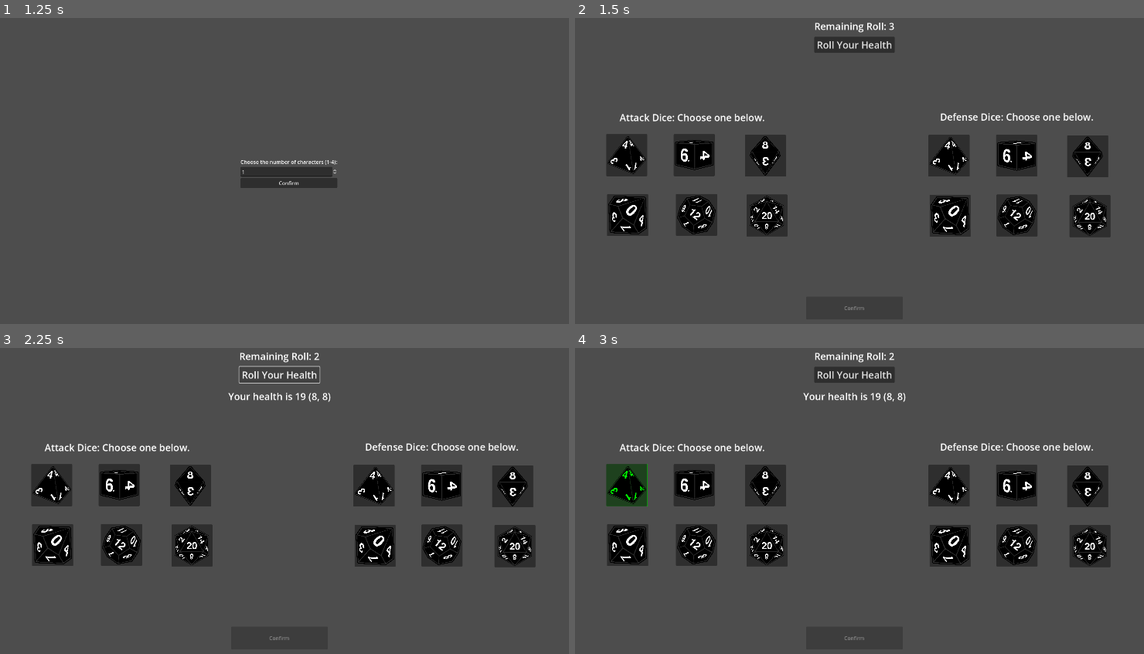
Above: before the commit, frames 1-4 (two rows, left to right).
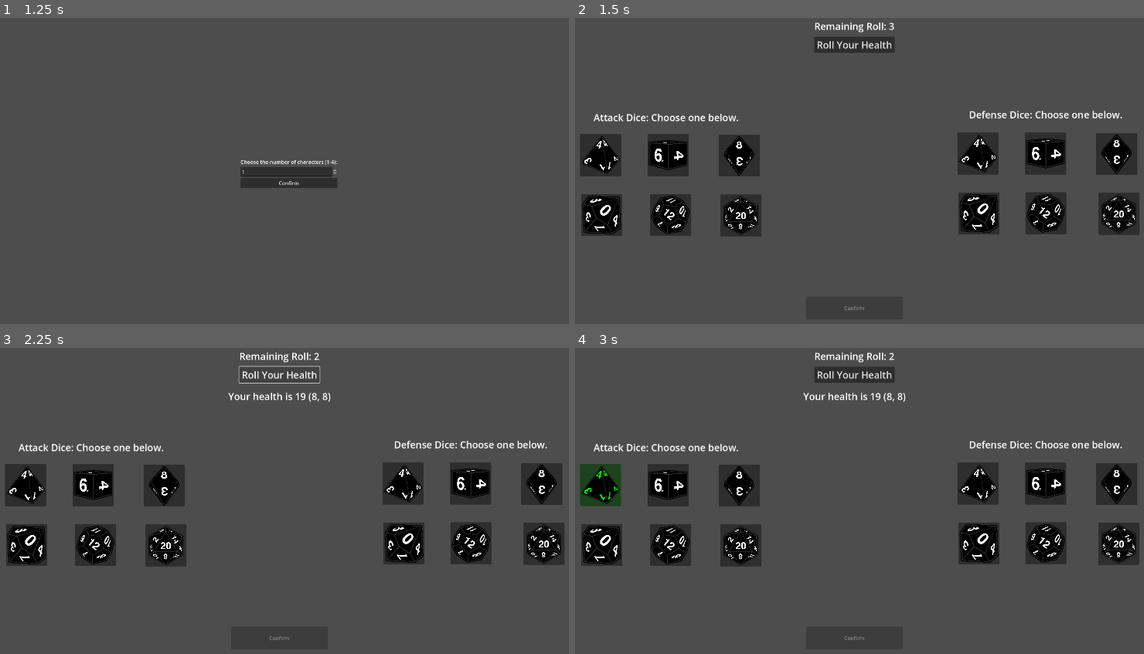
Above: after the commit, the same moments.

Repository: Trickery-mad/BoardGame
Game: Godot game, scene res://scenes/main.tscn
The game is run twice, just before and just after one commit, with the same random seed, the same clock (stepped at 60 frames per second) and the same inputs.
Inputs (mouse positions are in pixels of both pictures, inside the frame that each line leads up to; where the layout moved, square brackets give the same spot in the first picture):
- Up to frame 1 (1.25 s): click "Start Game" at 0.5 s
- Up to frame 2 (1.5 s): click "Confirm" at 1.25 s
- Up to frame 3 (2.25 s): click "Roll Your Health" at 2 s
- Up to frame 4 (3 s): click (603, 485) [626, 485] at 2.75 s

Frame 1 is identical in both runs. In frame 2, 18% of the frame differs, in the area x 0-100%, y 30-72%; in frame 3, 18%; in frame 4, 18%.

Commit message:
dice screen

Diff:
--- a/scenes/character_dice_selection.gd
+++ /dev/null
@@ -1,83 +0,0 @@
-extends Control
-
-
-@onready var health_result = $Control/HealthResult
-@onready var roll_health_button = $Control/RollHealthButton
-@onready var health_label = $Control/HealthLabel
-@onready var confirm_button = $Control/ConfirmButton
-@onready var warning_label = $Control/ConfirmButton/WarningLabel
-
-var rolled_health = []
-var buttongroup1 = ButtonGroup.new()
-var buttongroup2 = ButtonGroup.new()
-var selectedAttackValue = 0
-var selectedDefenseValue = 0
-var remainingHealthRoll = 3
-var rolledHealth = 0
-
-func _ready():
-	warning_label.visible = false
-	confirm_button.disabled = true
-	var arr = get_children()
-	for button in arr[0].get_children():
-		if button is Button :
-			if button.name.begins_with("a_"):
-				button.button_group = buttongroup1
-				button.connect("pressed", dice_pressed.bind(button))
-			if button.name.begins_with("d_"):
-				button.button_group = buttongroup2
-				button.connect("pressed", dice_pressed.bind(button))
-
-func roll_health():
-	rolled_health = [randi_range(1, 20), randi_range(1, 20), randi_range(1, 20)]
-	rolled_health.sort()
-	health_result.text = "Your health is %d (%d, %d)" % [rolled_health[2], rolled_health[1], rolled_health[0]]
-	rolledHealth = rolled_health[2]
-	remainingHealthRoll -= 1
-	health_label.text = "Remaining Roll: %d" % remainingHealthRoll
-	if remainingHealthRoll <= 0:
-		roll_health_button.disabled = true
-		health_label.text = "You do not have any remaining rolls :D "
-		return
-
-func _input(event):
-	if(rolledHealth != 0 and ((selectedAttackValue != 0 and selectedDefenseValue != 0) or selectedAttackValue + selectedDefenseValue == 20)):
-		confirm_button.disabled = false
-	else:
-		confirm_button.disabled = true
-
-func _on_roll_health_button_pressed() -> void:
-	roll_health()
-
-func dice_pressed(button : Button) -> void:
-	if button.button_group == buttongroup1:
-		for btn in buttongroup1.get_buttons():
-			btn.modulate = Color(1, 1, 1)
-		selectedAttackValue = Global.get_number_accordingto_dice(button.name)
-		for btn in buttongroup2.get_buttons():
-			if(Global.get_number_accordingto_dice(btn.name) + selectedAttackValue > 20):
-				if(selectedDefenseValue == Global.get_number_accordingto_dice(btn.name)):
-					selectedDefenseValue = 0
-					btn.modulate = Color(1,1,1)
-	elif button.button_group == buttongroup2:
-		for btn in buttongroup2.get_buttons():
-			btn.modulate = Color(1, 1, 1)
-		selectedDefenseValue = Global.get_number_accordingto_dice(button.name)
-		for btn in buttongroup1.get_buttons():
-			if(Global.get_number_accordingto_dice(btn.name) + selectedDefenseValue > 20):
-				if(selectedAttackValue == Global.get_number_accordingto_dice(btn.name)):
-					selectedAttackValue = 0
-					btn.modulate = Color(1,1,1)
-	button.modulate = Color(0, 1, 0)
-
-
-func _on_confirm_button_mouse_entered() -> void:
-	if(confirm_button.disabled):
-		warning_label.visible = true
-
-func _on_confirm_button_mouse_exited() -> void:
-	if(confirm_button.disabled):
-		warning_label.visible = false
-
-func _on_confirm_button_pressed() -> void:
-	get_tree().change_scene_to_file("res://scenes/encounter_scene.tscn")
--- a/scenes/character_dice_selection.tscn
+++ b/scenes/character_dice_selection.tscn
@@ -1,6 +1,6 @@
 [gd_scene load_steps=8 format=3 uid="uid://55brk54wbvha"]
 
-[ext_resource type="Script" path="res://scenes/character_dice_selection.gd" id="1_xrym4"]
+[ext_resource type="Script" path="res://scripts/character_dice_selection.gd" id="1_xrym4"]
 [ext_resource type="Texture2D" uid="uid://maahrpkxq23" path="res://assets/dice/d4.png" id="2_ay7di"]
 [ext_resource type="Texture2D" uid="uid://dlr1vik3ofrna" path="res://assets/dice/d6.png" id="3_7cusl"]
 [ext_resource type="Texture2D" uid="uid://c0gnic7lpuj26" path="res://assets/dice/d8.png" id="4_7hypl"]
@@ -13,13 +13,7 @@
 anchors_preset = 0
 script = ExtResource("1_xrym4")
 
-[node name="Control" type="Control" parent="."]
-layout_mode = 3
-anchors_preset = 0
-offset_right = 40.0
-offset_bottom = 40.0
-
-[node name="HealthLabel" type="Label" parent="Control"]
+[node name="HealthLabel" type="Label" parent="."]
 layout_mode = 1
 offset_left = 360.0
 offset_top = 38.0
@@ -32,7 +26,7 @@
 horizontal_alignment = 1
 vertical_alignment = 1
 
-[node name="RollHealthButton" type="Button" parent="Control"]
+[node name="RollHealthButton" type="Button" parent="."]
 layout_mode = 0
 offset_left = 835.0
 offset_top = 92.0
@@ -41,7 +35,7 @@
 theme_override_font_sizes/font_size = 30
 text = "Roll Your Health"
 
-[node name="HealthResult" type="Label" parent="Control"]
+[node name="HealthResult" type="Label" parent="."]
 layout_mode = 2
 offset_left = 510.0
 offset_top = 163.0
@@ -53,133 +47,133 @@
 horizontal_alignment = 1
 vertical_alignment = 1
 
-[node name="a_d4" type="Button" parent="Control"]
-clip_contents = true
-layout_mode = 1
-offset_left = 188.0
+[node name="a_d4" type="Button" parent="."]
+clip_contents = true
+layout_mode = 1
+offset_left = 107.0
 offset_top = 395.0
-offset_right = 316.0
+offset_right = 235.0
 offset_bottom = 526.0
 icon = ExtResource("2_ay7di")
 expand_icon = true
 
-[node name="a_d6" type="Button" parent="Control"]
-clip_contents = true
-layout_mode = 1
-offset_left = 398.0
+[node name="a_d6" type="Button" parent="."]
+clip_contents = true
+layout_mode = 1
+offset_left = 317.0
 offset_top = 395.0
-offset_right = 526.0
+offset_right = 445.0
 offset_bottom = 526.0
 icon = ExtResource("3_7cusl")
 expand_icon = true
 
-[node name="a_d8" type="Button" parent="Control"]
-clip_contents = true
-layout_mode = 1
-offset_left = 619.0
+[node name="a_d8" type="Button" parent="."]
+clip_contents = true
+layout_mode = 1
+offset_left = 538.0
 offset_top = 397.0
-offset_right = 747.0
+offset_right = 666.0
 offset_bottom = 528.0
 icon = ExtResource("4_7hypl")
 icon_alignment = 1
 expand_icon = true
 
-[node name="a_d10" type="Button" parent="Control"]
-clip_contents = true
-layout_mode = 1
-offset_left = 191.0
+[node name="a_d10" type="Button" parent="."]
+clip_contents = true
+layout_mode = 1
+offset_left = 110.0
 offset_top = 582.0
-offset_right = 319.0
+offset_right = 238.0
 offset_bottom = 713.0
 icon = ExtResource("5_af2tr")
 icon_alignment = 1
 expand_icon = true
 
-[node name="a_d12" type="Button" parent="Control"]
-clip_contents = true
-layout_mode = 1
-offset_left = 405.0
+[node name="a_d12" type="Button" parent="."]
+clip_contents = true
+layout_mode = 1
+offset_left = 324.0
 offset_top = 581.0
-offset_right = 533.0
+offset_right = 452.0
 offset_bottom = 712.0
 icon = ExtResource("6_povyk")
 icon_alignment = 1
 expand_icon = true
 
-[node name="a_d20" type="Button" parent="Control"]
-clip_contents = true
-layout_mode = 1
-offset_left = 624.0
+[node name="a_d20" type="Button" parent="."]
+clip_contents = true
+layout_mode = 1
+offset_left = 543.0
 offset_top = 583.0
-offset_right = 752.0
+offset_right = 671.0
 offset_bottom = 714.0
 icon = ExtResource("7_bq2ot")
 icon_alignment = 1
 expand_icon = true
 
-[node name="d_d4" type="Button" parent="Control"]
-clip_contents = true
-layout_mode = 1
-offset_left = 1190.0
-offset_top = 397.0
-offset_right = 1318.0
-offset_bottom = 528.0
+[node name="d_d4" type="Button" parent="."]
+clip_contents = true
+layout_mode = 1
+offset_left = 1280.0
+offset_top = 390.0
+offset_right = 1408.0
+offset_bottom = 521.0
 icon = ExtResource("2_ay7di")
 expand_icon = true
 
-[node name="d_d6" type="Button" parent="Control"]
-clip_contents = true
-layout_mode = 1
-offset_left = 1400.0
-offset_top = 397.0
-offset_right = 1528.0
-offset_bottom = 528.0
+[node name="d_d6" type="Button" parent="."]
+clip_contents = true
+layout_mode = 1
+offset_left = 1490.0
+offset_top = 390.0
+offset_right = 1618.0
+offset_bottom = 521.0
 icon = ExtResource("3_7cusl")
 expand_icon = true
 
-[node name="d_d8" type="Button" parent="Control"]
-clip_contents = true
-layout_mode = 1
-offset_left = 1621.0
-offset_top = 399.0
-offset_right = 1749.0
-offset_bottom = 530.0
+[node name="d_d8" type="Button" parent="."]
+clip_contents = true
+layout_mode = 1
+offset_left = 1711.0
+offset_top = 392.0
+offset_right = 1839.0
+offset_bottom = 523.0
 icon = ExtResource("4_7hypl")
 icon_alignment = 1
 expand_icon = true
 
-[node name="d_d10" type="Button" parent="Control"]
-clip_contents = true
-layout_mode = 1
-offset_left = 1193.0
-offset_top = 584.0
-offset_right = 1321.0
-offset_bottom = 715.0
+[node name="d_d10" type="Button" parent="."]
+clip_contents = true
+layout_mode = 1
+offset_left = 1283.0
+offset_top = 577.0
+offset_right = 1411.0
+offset_bottom = 708.0
 icon = ExtResource("5_af2tr")
 expand_icon = true
 
-[node name="d_d12" type="Button" parent="Control"]
-clip_contents = true
-layout_mode = 1
-offset_left = 1401.0
-offset_top = 583.0
-offset_right = 1529.0
-offset_bottom = 714.0
+[node name="d_d12" type="Button" parent="."]
+clip_contents = true
+layout_mode = 1
+offset_left = 1491.0
+offset_top = 576.0
+offset_right = 1619.0
+offset_bottom = 707.0
 icon = ExtResource("6_povyk")
 expand_icon = true
 
-[node name="d_d20" type="Button" parent="Control"]
-clip_contents = true
-layout_mode = 1
-offset_left = 1628.0
-offset_top = 585.0
-offset_right = 1756.0
-offset_bottom = 716.0
+[node name="d_d20" type="Button" parent="."]
+clip_contents = true
+layout_mode = 1
+offset_left = 1718.0
+offset_top = 578.0
+offset_right = 1846.0
+offset_bottom = 709.0
 icon = ExtResource("7_bq2ot")
 icon_alignment = 1
 expand_icon = true
 
-[node name="ConfirmButton" type="Button" parent="Control"]
+[node name="ConfirmButton" type="Button" parent="."]
 layout_mode = 0
 offset_left = 810.0
 offset_top = 901.0
@@ -187,7 +181,7 @@
 offset_bottom = 972.0
 text = "Confirm"
 
-[node name="WarningLabel" type="Label" parent="Control/ConfirmButton"]
+[node name="WarningLabel" type="Label" parent="ConfirmButton"]
 layout_mode = 0
 offset_top = -29.0
 offset_right = 300.0
@@ -196,25 +190,34 @@
 text = "Please roll your health and select your dice."
 horizontal_alignment = 1
 
-[node name="Attack Dice Label" type="Label" parent="Control"]
-layout_mode = 0
-offset_left = 230.0
+[node name="Attack Dice Label" type="Label" parent="."]
+layout_mode = 0
+offset_left = 149.0
 offset_top = 322.0
-offset_right = 681.0
+offset_right = 600.0
 offset_bottom = 364.0
 theme_override_font_sizes/font_size = 30
 text = "Attack Dice: Choose one below."
 
-[node name="Defense Dice Label" type="Label" parent="Control"]
-layout_mode = 0
-offset_left = 1226.0
-offset_top = 320.0
-offset_right = 1703.0
-offset_bottom = 362.0
+[node name="Defense Dice Label" type="Label" parent="."]
+layout_mode = 0
+offset_left = 1316.0
+offset_top = 313.0
+offset_right = 1793.0
+offset_bottom = 355.0
 theme_override_font_sizes/font_size = 30
 text = "Defense Dice: Choose one below."
 
-[connection signal="pressed" from="Control/RollHealthButton" to="." method="_on_roll_health_button_pressed"]
-[connection signal="mouse_entered" from="Control/ConfirmButton" to="." method="_on_confirm_button_mouse_entered"]
-[connection signal="mouse_exited" from="Control/ConfirmButton" to="." method="_on_confirm_button_mouse_exited"]
-[connection signal="pressed" from="Control/ConfirmButton" to="." method="_on_confirm_button_pressed"]
+[node name="CharacterTexture" type="TextureRect" parent="."]
+layout_mode = 0
+offset_left = 868.0
+offset_top = 352.0
+offset_right = 1046.0
+offset_bottom = 740.0
+expand_mode = 1
+stretch_mode = 6
+
+[connection signal="pressed" from="RollHealthButton" to="." method="_on_roll_health_button_pressed"]
+[connection signal="mouse_entered" from="ConfirmButton" to="." method="_on_confirm_button_mouse_entered"]
+[connection signal="mouse_exited" from="ConfirmButton" to="." method="_on_confirm_button_mouse_exited"]
+[connection signal="pressed" from="ConfirmButton" to="." method="_on_confirm_button_pressed"]
--- a/scenes/character_selection.tscn
+++ b/scenes/character_selection.tscn
@@ -1,15 +1,17 @@
 [gd_scene load_steps=2 format=3 uid="uid://cav6bjgv65yf5"]
 
-[ext_resource type="Script" path="res://scenes/control.gd" id="1_3nc3h"]
+[ext_resource type="Script" path="res://scripts/character_selection.gd" id="1_k2bvv"]
 
-[node name="CharacterSelection" type="Node2D"]
+[node name="CharacterSelection" type="Control"]
+layout_mode = 3
+anchors_preset = 0
+script = ExtResource("1_k2bvv")
 
 [node name="Control" type="Control" parent="."]
 layout_mode = 3
 anchors_preset = 0
 offset_right = 40.0
 offset_bottom = 40.0
-script = ExtResource("1_3nc3h")
 
 [node name="VBoxContainer" type="VBoxContainer" parent="Control"]
 layout_mode = 0
@@ -32,4 +34,5 @@
 layout_mode = 2
 text = "Confirm"
 
-[connection signal="pressed" from="Control/VBoxContainer/ConfirmButton" to="Control" method="_on_confirm_button_pressed"]
+[connection signal="value_changed" from="Control/VBoxContainer/SpinBox" to="." method="_on_spin_box_value_changed"]
+[connection signal="pressed" from="Control/VBoxContainer/ConfirmButton" to="." method="_on_confirm_button_pressed"]
--- a/scenes/control.gd
+++ /dev/null
@@ -1,11 +0,0 @@
-extends Control
-
-
-# Called when the node enters the scene tree for the first time.
-func _ready() -> void:
-	pass # Replace with function body.
-
-
-
-func _on_confirm_button_pressed() -> void:
-	get_tree().change_scene_to_file("res://scenes/character_dice_selection.tscn")
--- a/scenes/encounter_scene.tscn
+++ b/scenes/encounter_scene.tscn
@@ -1,13 +1,13 @@
 [gd_scene load_steps=14 format=3 uid="uid://bgas8mjtmbkyh"]
 
-[ext_resource type="Texture2D" uid="uid://b0cjyfurbyp6" path="res://844946240_preview_3288949bd5d35b3bcfa9de0b65faade54bbd701c.jpg" id="1_oovti"]
-[ext_resource type="Texture2D" uid="uid://btnpekwlxi3oi" path="res://vecteezy_an-8-bit-retro-styled-pixel-art-illustration-of-a-goblin_19017599.png" id="2_c81be"]
-[ext_resource type="Texture2D" uid="uid://ci32uob7ux8ml" path="res://attack_dice.jpg" id="3_fwhqr"]
-[ext_resource type="Texture2D" uid="uid://vvd6pgcfbb0" path="res://defense_dice.jpg" id="4_tw8re"]
-[ext_resource type="Texture2D" uid="uid://7sds4dlrr8gg" path="res://attack_+2.jpeg" id="5_d7m78"]
-[ext_resource type="Texture2D" uid="uid://dks58gn3axnqy" path="res://potion.jpg" id="6_7xc3b"]
-[ext_resource type="Texture2D" uid="uid://cu21n5w2f1q66" path="res://consumable.jpg" id="7_fjgpw"]
-[ext_resource type="Texture2D" uid="uid://cw76oc0agk8d3" path="res://bowl.png" id="8_dli7i"]
+[ext_resource type="Texture2D" uid="uid://b0cjyfurbyp6" path="res://assets/844946240_preview_3288949bd5d35b3bcfa9de0b65faade54bbd701c.jpg" id="1_oovti"]
+[ext_resource type="Texture2D" uid="uid://btnpekwlxi3oi" path="res://assets/vecteezy_an-8-bit-retro-styled-pixel-art-illustration-of-a-goblin_19017599.png" id="2_c81be"]
+[ext_resource type="Texture2D" uid="uid://ci32uob7ux8ml" path="res://assets/attack_dice.jpg" id="3_fwhqr"]
+[ext_resource type="Texture2D" uid="uid://vvd6pgcfbb0" path="res://assets/defense_dice.jpg" id="4_tw8re"]
+[ext_resource type="Texture2D" uid="uid://7sds4dlrr8gg" path="res://assets/attack_+2.jpeg" id="5_d7m78"]
+[ext_resource type="Texture2D" uid="uid://dks58gn3axnqy" path="res://assets/potion.jpg" id="6_7xc3b"]
+[ext_resource type="Texture2D" uid="uid://cu21n5w2f1q66" path="res://assets/consumable.jpg" id="7_fjgpw"]
+[ext_resource type="Texture2D" uid="uid://cw76oc0agk8d3" path="res://assets/bowl.png" id="8_dli7i"]
 
 [sub_resource type="StyleBoxFlat" id="StyleBoxFlat_juq1q"]
 bg_color = Color(0.858824, 0.109804, 0, 1)
--- a/scripts/character_dice_selection.gd
+++ b/scripts/character_dice_selection.gd
@@ -0,0 +1,159 @@
+extends Control
+
+@onready var health_result = $HealthResult
+@onready var roll_health_button = $RollHealthButton
+@onready var health_label = $HealthLabel
+@onready var confirm_button = $ConfirmButton
+@onready var warning_label = $ConfirmButton/WarningLabel
+@onready var charTexture = $CharacterTexture
+
+var images = {
+	"a4d4": preload("res://assets/a4d4.jpg"),
+	#"a4d6": preload("res://assets/a4d6.jpg"),
+	#"a4d8": preload("res://assets/a4d8.jpg"),
+	#"a4d10": preload("res://assets/a4d10.jpg"),
+	#"a4d12": preload("res://assets/a4d12.jpg"),
+
+	"a6d4": preload("res://assets/a6d4.jpg"),
+	#"a6d6": preload("res://assets/a6d6.jpg"),
+	#"a6d8": preload("res://assets/a6d8.jpg"),
+	#"a6d10": preload("res://assets/a6d10.jpg"),
+	#"a6d12": preload("res://assets/a6d12.jpg"),
+
+	"a8d4": preload("res://assets/a8d4.jpg"),
+	#"a8d6": preload("res://assets/a8d6.jpg"),
+	#"a8d8": preload("res://assets/a8d8.jpg"),
+	#"a8d10": preload("res://assets/a8d10.jpg"),
+	#"a8d12": preload("res://assets/a8d12.jpg"),
+
+	"a10d4": preload("res://assets/a10d4.jpg"),
+	#"a10d6": preload("res://assets/a10d6.jpg"),
+	#"a10d8": preload("res://assets/a10d8.jpg"),
+	#"a10d10": preload("res://assets/a10d10.jpg"),
+	#"a10d12": preload("res://assets/a10d12.jpg"),
+
+	"a12d4": preload("res://assets/a12d4.jpg"),
+	#"a12d6": preload("res://assets/a12d6.jpg"),
+	#"a12d8": preload("res://assets/a12d8.jpg"),
+	#"a12d10": preload("res://assets/a12d10.jpg"),
+	#"a12d12": preload("res://assets/a12d12.jpg")
+}
+
+var rolled_health = []
+var buttongroup1 = ButtonGroup.new()
+var buttongroup2 = ButtonGroup.new()
+var selectedAttackValue = 0
+var selectedDefenseValue = 0
+var remainingHealthRoll = 3
+var rolledHealth = 0
+var players = []
+var current_player_index = 0
+
+func _ready():
+	warning_label.visible = false
+	confirm_button.disabled = true
+	var arr = get_children()
+	for button in arr:
+		if button is Button :
+			if button.name.begins_with("a_"):
+				button.button_group = buttongroup1
+				button.connect("pressed", dice_pressed.bind(button))
+			if button.name.begins_with("d_"):
+				button.button_group = buttongroup2
+				button.connect("pressed", dice_pressed.bind(button))
+
+func roll_health():
+	rolled_health = [randi_range(1, 20), randi_range(1, 20), randi_range(1, 20)]
+	rolled_health.sort()
+	health_result.text = "Your health is %d (%d, %d)" % [rolled_health[2], rolled_health[1], rolled_health[0]]
+	rolledHealth = rolled_health[2]
+	remainingHealthRoll -= 1
+	health_label.text = "Remaining Roll: %d" % remainingHealthRoll
+	if remainingHealthRoll <= 0:
+		roll_health_button.disabled = true
+		health_label.text = "You do not have any remaining rolls :D "
+		return
+
+func _input(event):
+	if(rolledHealth != 0 and ((selectedAttackValue != 0 and selectedDefenseValue != 0) or selectedAttackValue + selectedDefenseValue == 20)):
+		confirm_button.disabled = false
+	else:
+		confirm_button.disabled = true
+
+func change_texture():
+	if((selectedAttackValue != 0 and selectedDefenseValue != 0) or selectedAttackValue == 20 or selectedDefenseValue == 20):
+		charTexture.texture = images["a" + str(selectedAttackValue) + "d" + str(selectedDefenseValue)]
+
+func _on_roll_health_button_pressed() -> void:
+	roll_health()
+
+func dice_pressed(button : Button) -> void:
+	if button.button_group == buttongroup1:
+		for btn in buttongroup1.get_buttons():
+			btn.modulate = Color(1, 1, 1)
+		selectedAttackValue = Global.get_number_accordingto_dice(button.name)
+		for btn in buttongroup2.get_buttons():
+			if(Global.get_number_accordingto_dice(btn.name) + selectedAttackValue > 20):
+				if(selectedDefenseValue == Global.get_number_accordingto_dice(btn.name)):
+					selectedDefenseValue = 0
+					btn.modulate = Color(1,1,1)
+	elif button.button_group == buttongroup2:
+		for btn in buttongroup2.get_buttons():
+			btn.modulate = Color(1, 1, 1)
+		selectedDefenseValue = Global.get_number_accordingto_dice(button.name)
+		for btn in buttongroup1.get_buttons():
+			if(Global.get_number_accordingto_dice(btn.name) + selectedDefenseValue > 20):
+				if(selectedAttackValue == Global.get_number_accordingto_dice(btn.name)):
+					selectedAttackValue = 0
+					btn.modulate = Color(1,1,1)
+	button.modulate = Color(0, 1, 0)
+	change_texture()
+
+
+func _on_confirm_button_mouse_entered() -> void:
+	if(confirm_button.disabled):
+		warning_label.visible = true
+
+func _on_confirm_button_mouse_exited() -> void:
+	if(confirm_button.disabled):
+		warning_label.visible = false
+
+func start_game():
+	get_tree().change_scene_to_file("res://scenes/encounter_scene.tscn")
+
+
+func reset_screen_for_next_player():
+	rolledHealth = 0
+	selectedAttackValue = 0
+	selectedDefenseValue = 0
+	remainingHealthRoll = 3
+
+	health_result.text = "Roll to determine health"
+	health_label.text = "Remaining Roll: 3"
+	roll_health_button.disabled = false
+	confirm_button.disabled = true
+	warning_label.visible = false
+
+	for btn in buttongroup1.get_buttons():
+		btn.modulate = Color(1,1,1)
+
+	for btn in buttongroup2.get_buttons():
+		btn.modulate = Color(1,1,1)
+
+	charTexture.texture = null
+
+func _on_confirm_button_pressed() -> void:
+	var new_player = CharacterData.new()
+	new_player.character_name = "Player %d" % (current_player_index + 1)
+	new_player.health = rolledHealth
+	new_player.attack_power = selectedAttackValue
+	new_player.defense = selectedDefenseValue
+	new_player.sprite_texture = charTexture.texture
+
+	players.append(new_player)
+	current_player_index += 1
+
+	if(current_player_index < Global.selected_character_count):
+		reset_screen_for_next_player()
+	else:
+		start_game()
--- /dev/null
+++ b/scripts/character_selection.gd
@@ -0,0 +1,10 @@
+extends Control
+
+func _ready() -> void:
+	pass
+
+func _on_confirm_button_pressed() -> void:
+	get_tree().change_scene_to_file("res://scenes/character_dice_selection.tscn")
+
+func _on_spin_box_value_changed(value: float) -> void:
+	Global.selected_character_count = value
--- a/scripts/control.gd
+++ /dev/null
@@ -1,18 +0,0 @@
-extends Control
-
-@onready var spin_box = $VBoxContainer/SpinBox
-@onready var confirm_button = $VBoxContainer/ConfirmButton
-
-var selected_character_count = 1  # Default to 1
-
-
-
-func _on_confirm_button_pressed() -> void:
-	selected_character_count = int(spin_box.value)
-	print("Selected characters:", selected_character_count)
-
-	# Store the selected character count globally
-	Global.selected_character_count = selected_character_count
-
-	# Load the dice selection scene
-	get_tree().change_scene_to_file("res://character_dice_selection.tscn")
--- a/scripts/global.gd
+++ b/scripts/global.gd
@@ -1,6 +1,6 @@
 extends Node
 
-var selected_character_count = 1  # Default to 1
+var selected_character_count = 1
 
 func get_number_accordingto_dice(dice_name: String) -> int:
 	match dice_name:
@@ -17,4 +17,4 @@
 		"a_d20", "d_d20":
 			return 20
 		_:
-			return -1  # Default case if no match found
+			return -1
--- /dev/null
+++ b/scripts/player.gd
@@ -0,0 +1,8 @@
+extends Resource
+class_name CharacterData
+
+@export var character_name: String = "Unnamed Hero"
+@export var health: int = 100
+@export var attack_power: int = 10
+@export var defense: int = 5
+@export var sprite_texture: Texture2D
Not shown, removed: 844946240_preview_3288949bd5d35b3bcfa9de0b65faade54bbd701c.jpg.import
Renamed: 844946240_preview_3288949bd5d35b3bcfa9de0b65faade54bbd701c.jpg -> assets/844946240_preview_3288949bd5d35b3bcfa9de0b65faade54bbd701c.jpg
Not shown, added: assets/844946240_preview_3288949bd5d35b3bcfa9de0b65faade54bbd701c.jpg.import
Binary file added: assets/a10d4.jpg
Not shown, added: assets/a10d4.jpg.import
Binary file added: assets/a12d4.jpg
Not shown, added: assets/a12d4.jpg.import
Binary file added: assets/a4d4.jpg
Not shown, added: assets/a4d4.jpg.import
Binary file added: assets/a6d4.jpg
Not shown, added: assets/a6d4.jpg.import
Binary file added: assets/a8d4.jpg
(and 22 more such lines)
